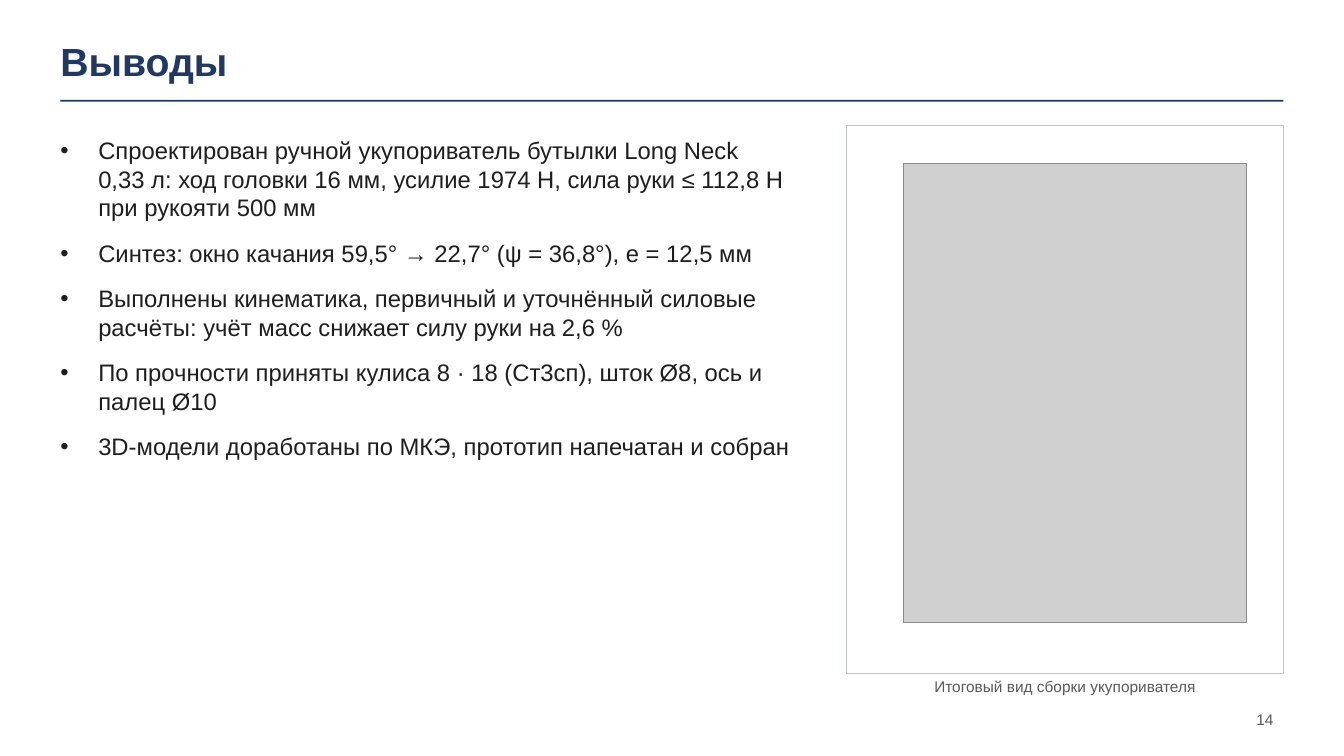
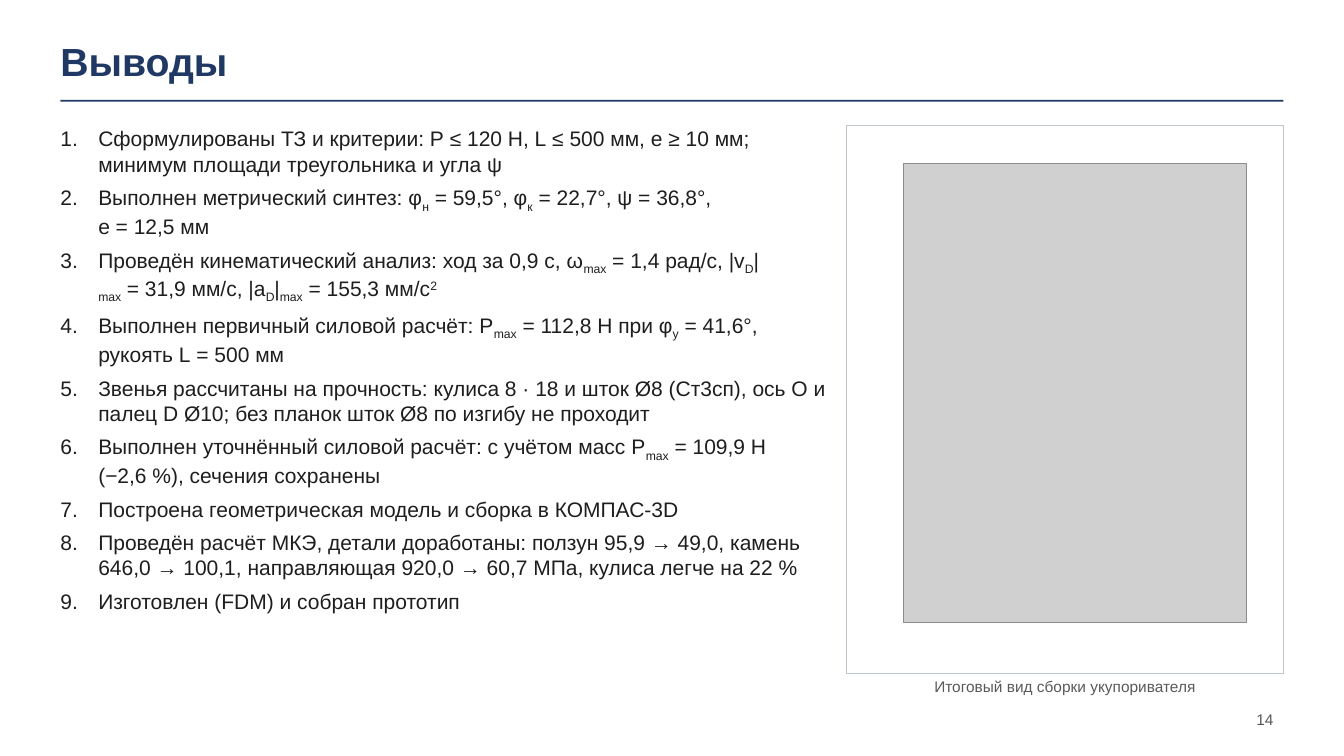
Before and after one commit to DamirNine/prikmeh, a slide deck: slide 14 of курсовой/2026-11-23/Презентация/Презентация_укупориватель_23-11.pptx. Drawn at 1344x756 pixels with LibreOffice and Linux fonts; fonts in the diff are those of the drawing; grey boxes stand for pictures; background and template pictures are left out. Boxes give left, top, right and bottom in pixels: in the first picture for what was removed or moved away, otherwise in the second. Text is boxed around its words. In the diff, an @@ line names an element or a change of style, - is before the commit and + after.

```diff
--- a/курсовой/2026-11-23/Презентация/Презентация_укупориватель_23-11.pptx
+++ b/курсовой/2026-11-23/Презентация/Презентация_укупориватель_23-11.pptx
@@ text at (98,130,826,614): text changed; size 17 to 15 pt @@
-• Спроектирован ручной укупориватель бутылки Long Neck 0,33 л: ход головки 16 мм, усилие 1974 Н, сила руки ≤ 112,8 Н при рукояти 500 мм
-• Синтез: окно качания 59,5° → 22,7° (ψ = 36,8°), e = 12,5 мм
-• Выполнены кинематика, первичный и уточнённый силовые расчёты: учёт масс снижает силу руки на 2,6 %
-• По прочности приняты кулиса 8 · 18 (Ст3сп), шток Ø8, ось и палец Ø10
-• 3D-модели доработаны по МКЭ, прототип напечатан и собран
+1. Сформулированы ТЗ и критерии: P ≤ 120 Н, L ≤ 500 мм, e ≥ 10 мм; минимум площади треугольника и угла ψ
+2. Выполнен метрический синтез: φн = 59,5°, φк = 22,7°, ψ = 36,8°, e = 12,5 мм
+3. Проведён кинематический анализ: ход за 0,9 с, ωmax = 1,4 рад/с, |vD|max = 31,9 мм/с, |aD|max = 155,3 мм/с2
+4. Выполнен первичный силовой расчёт: Pmax = 112,8 Н при φу = 41,6°, рукоять L = 500 мм
+5. Звенья рассчитаны на прочность: кулиса 8 · 18 и шток Ø8 (Ст3сп), ось O и палец D Ø10; без планок шток Ø8 по изгибу не проходит
+6. Выполнен уточнённый силовой расчёт: с учётом масс Pmax = 109,9 Н (−2,6 %), сечения сохранены
+7. Построена геометрическая модель и сборка в КОМПАС-3D
+8. Проведён расчёт МКЭ, детали доработаны: ползун 95,9 → 49,0, камень 646,0 → 100,1, направляющая 920,0 → 60,7 МПа, кулиса легче на 22 %
+9. Изготовлен (FDM) и собран прототип
```
Also in this commit, not shown: 12 other files.
